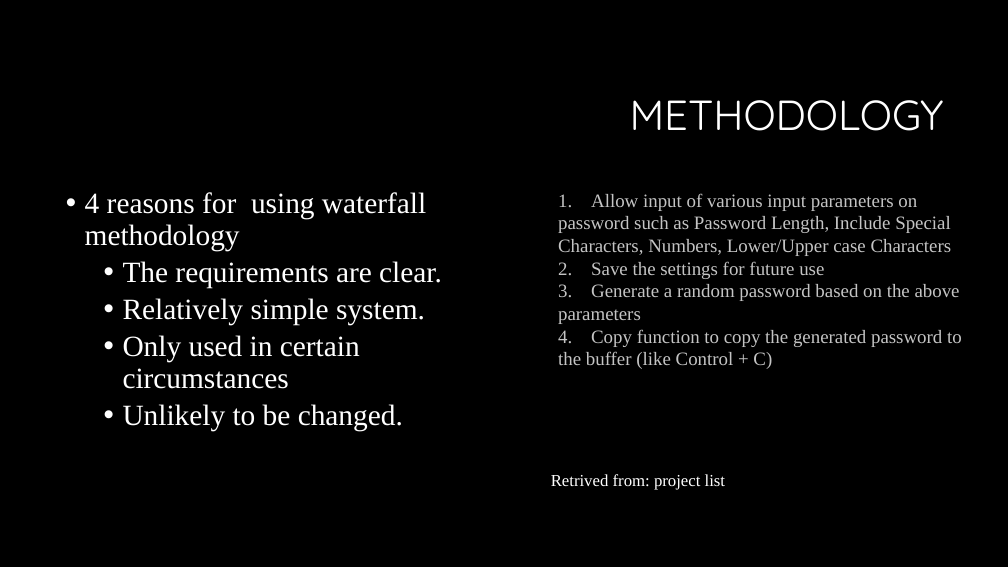
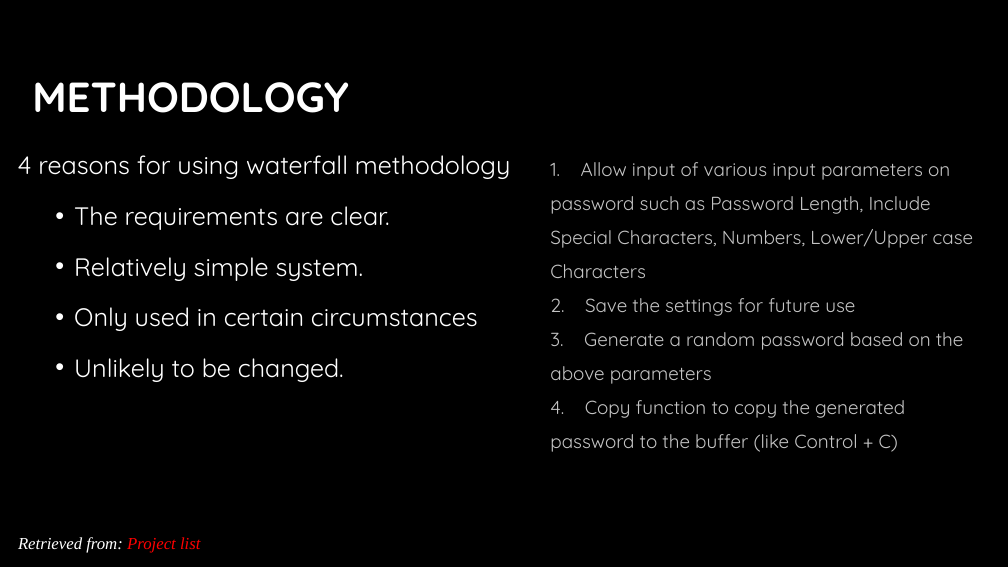
Before and after one commit to Steven-lei/Password-Generator, a slide deck: slide 11 of document/Presentation Password Generator.pptx (slide 10 before the commit). Drawn at 1008x567 pixels with LibreOffice and Linux fonts; fonts in the diff are those of the drawing; background and template pictures are left out. Boxes give left, top, right and bottom in pixels: in the first picture for what was removed or moved away, otherwise in the second. Text is boxed around its words. In the diff, an @@ line names an element or a change of style, - is before the commit and + after.

```diff
--- a/document/Presentation Password Generator.pptx
+++ b/document/Presentation Password Generator.pptx
@@ title "METHODOLOGY": place and size @@
-title "METHODOLOGY" at box(630, 100, 944, 131)
+title "METHODOLOGY" at box(32, 82, 349, 113)
@@ title "METHODOLOGY" at box(32, 82, 349, 113): bold on; alignment right to left @@
@@ text "4 reasons for using waterfall ...": place and size @@
-text "4 reasons for using waterfall ..." at box(85, 192, 442, 431)
+text "4 reasons for using waterfall ..." at box(18, 155, 511, 382)
@@ text "4 reasons for using waterfall ..." at box(18, 155, 511, 382): size 28 to 24 pt, font Times New Roman to Quicksand; bullet • to none; line spacing 0.9 to 1.5 @@
@@ text "1. Allow input of various ...": place and size @@
-text "1. Allow input of various ..." at box(558, 193, 962, 369)
+text "1. Allow input of various ..." at box(550, 162, 973, 452)
@@ text "1. Allow input of various ..." at box(550, 162, 973, 452): font Times New Roman to Quicksand; line spacing 1 to 1.5 @@
@@ text at box(18, 537, 200, 553): text changed; italic on @@
-Retrived from: project list
+Retrieved from: Project list
```
Also in this commit, not shown: 12 other slides changed, 1 slide added.
